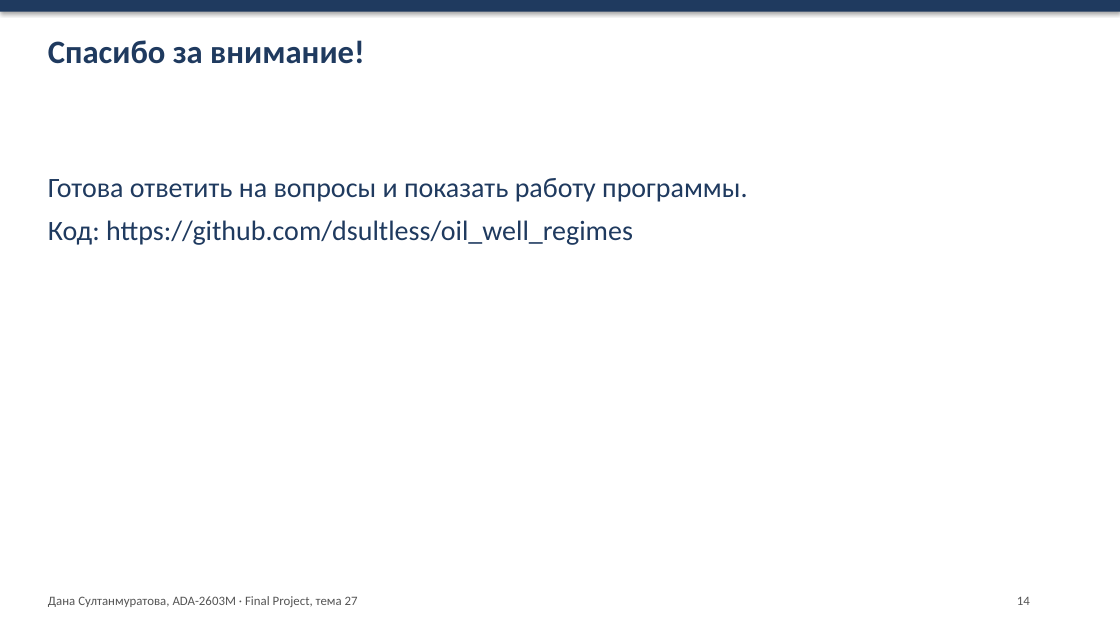
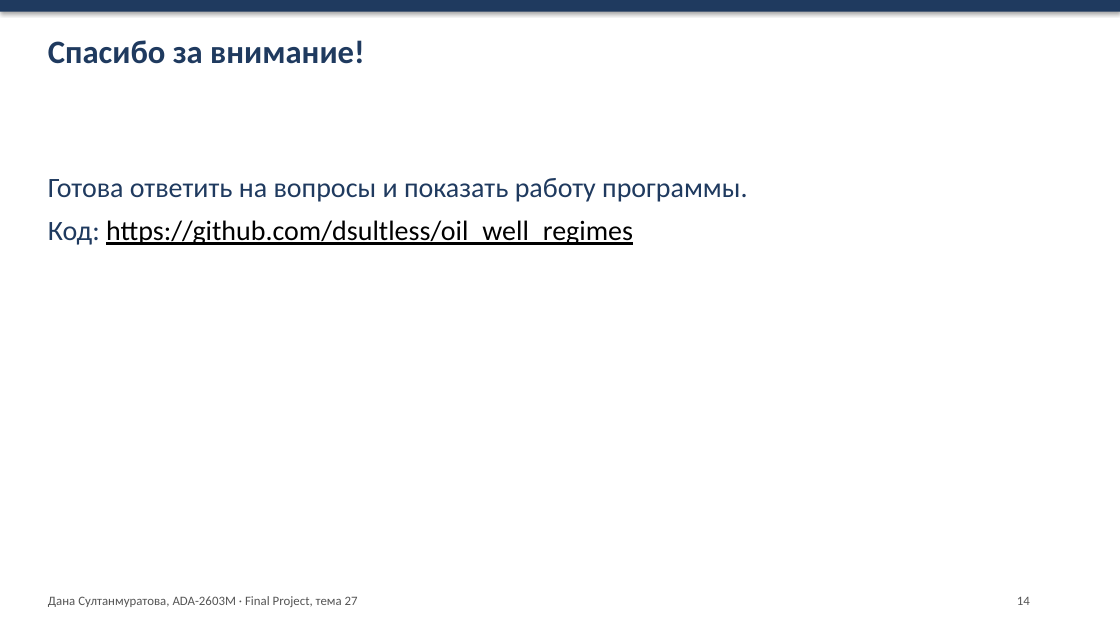
Before and after one commit to dsultless/oil_well_regimes, a slide deck: slide 14 of reports/Final_Project_Presentation_Sultanmuratova.pptx. Drawn at 1120x630 pixels with LibreOffice and Linux fonts; fonts in the diff are those of the drawing. Boxes give left, top, right and bottom in pixels: in the first picture for what was removed or moved away, otherwise in the second. Text is boxed around its words. In the diff, an @@ line names an element or a change of style, - is before the commit and + after.

Commit message:
Report: in-text APA citations, clickable links, single font; plain tables in slides; spelling

```diff
--- a/reports/Final_Project_Presentation_Sultanmuratova.pptx
+++ b/reports/Final_Project_Presentation_Sultanmuratova.pptx
@@ text at [48, 220, 633, 245]: text colour #1F3A5F to #000000, underline on in "https://github.com/dsultless/oil_well_regimes" @@
```
Also in this commit, not shown: 8 other slides changed, 22 other files.
